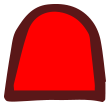
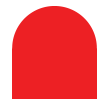
Comparing the layer stacks of the two 108×104 images. Changes:
removed layer "Layer 2" (was 25%) over [4, 4, 106, 102]
painted on "Vector Smart Object" over [4, 4, 106, 102]
removed layer "Layer 1" over [10, 6, 100, 94]
